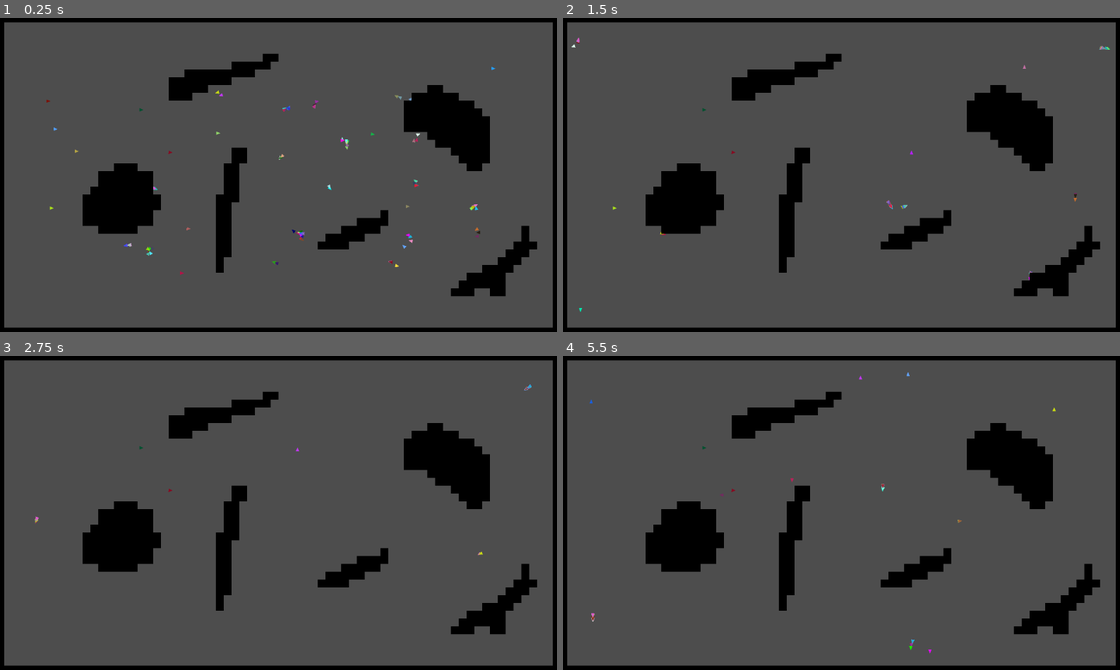
Above: before the commit, frames 1-4 (two rows, left to right).
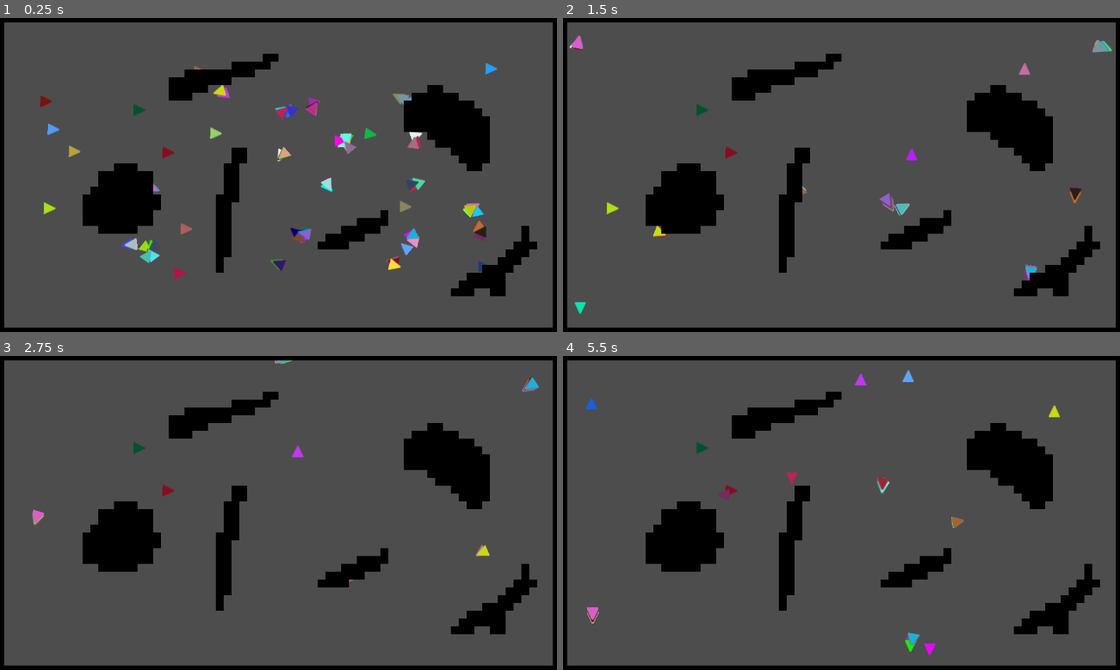
Above: after the commit, the same moments.

Repository: Jesuscanwalk/Under-da-sea
Game: Godot game, scene res://Fish/test2.tscn
The game is run twice, just before and just after one commit, with the same random seed, the same clock (stepped at 60 frames per second) and the same inputs. The project has no main scene, so this scene is started directly.
Inputs:
- Up to frame 1 (0.25 s): no input
- Up to frame 2 (1.5 s): hold D (right) 0.53-1.28 s; hold S (down) from 1.28 s (still down)
- Up to frame 3 (2.75 s): release S (down) at 2.03 s; hold D (right) from 2.03 s (still down)
- Up to frame 4 (5.5 s): release D (right) at 2.78 s; hold W (up) 2.78-3.53 s; hold A (left) 3.53-5.03 s; hold S (down) from 5.03 s (still down)

The runs differ from the first frame. In frame 1, 2.2% of the frame differs, in the area x 7-90%, y 14-84%; in frame 2, 0.8%; in frame 3, 0.4%; in frame 4, 0.7%.

Commit message:
do later

Diff:
--- a/under-da-sea/Fish/fish.gd
+++ b/under-da-sea/Fish/fish.gd
@@ -1,13 +1,14 @@
 extends Area2D
 
 @onready var rayfolder = $rayfolder.get_children()
-
 var FishISee := []
+var max_speed = 10
 var vel := Vector2.ZERO
 var speed := 7.0
 var screensize : Vector2
 var movv := 48
-
+var direction = Vector2(0, 1)
+var seperation_distance = 20
 func _ready() -> void:
 	screensize = get_viewport_rect().size
 	randomize()
@@ -18,7 +19,6 @@
 	vel = vel.normalized() * speed
 	move()
 	rotation = lerp_angle(rotation, vel. angle_to_point(Vector2.ZERO), 0.4)
-
 func Fish() -> void:
 	if FishISee:
 		var _numOffishs := FishISee.size()
@@ -33,12 +33,13 @@
 		vel += (_avgVel - vel)/2
 		_avgPos /= _numOffishs
 		vel += (_avgPos - position)
+
 func checkCollision() -> void:
 	for ray in rayfolder:
 		var r: RayCast2D = ray
 		if r.is_colliding():
 			if r.get_collider().is_in_group("blocks"):
-				var magi := (100/(r.get_collision_point() - global_position).length_squared())
+				var magi := 100/(r.get_collision_point() - global_position).length_squared()
 				vel -= (r.cast_to.rotated(rotation) * magi)
 			pass
 
@@ -61,7 +62,3 @@
 func _on_vision_area_entered(area: Area2D) -> void:
 	if area != self and area.is_in_group("Fish"):
 		FishISee.append(area)
-
-
-func _on_body_entered(body: Node2D) -> void:
-	pass # Replace with function body.
--- a/under-da-sea/Fish/fish.tscn
+++ b/under-da-sea/Fish/fish.tscn
@@ -13,9 +13,9 @@
 script = ExtResource("1_vvukt")
 
 [node name="Sprite2D" type="Sprite2D" parent="."]
-position = Vector2(-2, -1)
+position = Vector2(-6.18343, -0.543153)
 rotation = -1.54776
-scale = Vector2(0.4375, 0.429688)
+scale = Vector2(1.55467, 1.32119)
 texture = ExtResource("2_gfwov")
 
 [node name="CollisionShape2D" type="CollisionShape2D" parent="."]
@@ -42,6 +42,5 @@
 [node name="RayCast2D4" type="RayCast2D" parent="rayfolder"]
 target_position = Vector2(28, 26)
 
-[connection signal="body_entered" from="." to="." method="_on_body_entered"]
 [connection signal="area_entered" from="Vision" to="." method="_on_vision_area_entered"]
 [connection signal="area_exited" from="Vision" to="." method="_on_vision_area_exited"]
--- /dev/null
+++ b/under-da-sea/Fish/fish2.tscn
@@ -0,0 +1,45 @@
+[gd_scene load_steps=4 format=3 uid="uid://qpnp5mioyj1g"]
+
+[ext_resource type="Script" path="res://Fish/fish_2.gd" id="1_3cgo8"]
+[ext_resource type="Texture2D" uid="uid://daoemsjeh53x0" path="res://Fish/bigtriangle.png" id="2_u0p3a"]
+
+[sub_resource type="RectangleShape2D" id="RectangleShape2D_5eabi"]
+size = Vector2(105.5, 56)
+
+[node name="Fish" type="Area2D" groups=["Fish"]]
+script = ExtResource("1_3cgo8")
+
+[node name="Sprite2D" type="Sprite2D" parent="."]
+position = Vector2(-6.18343, -0.543153)
+rotation = -1.54776
+scale = Vector2(1.55467, 1.32119)
+texture = ExtResource("2_u0p3a")
+
+[node name="CollisionPolygon2D" type="CollisionPolygon2D" parent="."]
+modulate = Color(1, 0, 1, 1)
+position = Vector2(-6.5, -3.57628e-07)
+scale = Vector2(1.15, 1.1)
+polygon = PackedVector2Array(-10, -11.8182, 11.7391, -0.909091, -10, 10.9091)
+
+[node name="Detection_radius" type="Area2D" parent="."]
+
+[node name="CollisionShape2D" type="CollisionShape2D" parent="Detection_radius"]
+position = Vector2(25, 0)
+shape = SubResource("RectangleShape2D_5eabi")
+
+[node name="rayfolder" type="Node2D" parent="."]
+
+[node name="RayCast2D" type="RayCast2D" parent="rayfolder"]
+target_position = Vector2(77, 0)
+
+[node name="RayCast2D2" type="RayCast2D" parent="rayfolder"]
+target_position = Vector2(45, -13)
+
+[node name="RayCast2D3" type="RayCast2D" parent="rayfolder"]
+target_position = Vector2(25, -24)
+
+[node name="RayCast2D4" type="RayCast2D" parent="rayfolder"]
+target_position = Vector2(28, 26)
+
+[connection signal="area_entered" from="Detection_radius" to="." method="_on_vision_area_entered"]
+[connection signal="area_exited" from="Detection_radius" to="." method="_on_vision_area_exited"]
--- /dev/null
+++ b/under-da-sea/Fish/fish_2.gd
@@ -0,0 +1,77 @@
+extends Area2D
+
+const SEPARATION_WEIGHT = 0.5
+const ALIGNMENT_WEIGHT = 0.5
+const COHESION_WEIGHT = 0.1
+
+
+var max_speed = 2
+var speed = 2
+var direction = Vector2(0, 1)
+var separation_distance = 20
+
+var _local_flockmates = []
+
+
+func _physics_process(_delta):
+	self.rotation = Vector2(0, 1).angle_to(direction)
+	var collision = self.move_and_slide(direction * speed)
+	if collision:
+		if collision.collider is TileMap:
+			direction = _collision_reaction_direction(collision)
+	else:
+		direction = _flock_direction()
+
+
+func _collision_reaction_direction(collision):
+	return (collision.position - collision.normal).direction_to(self.position)
+
+
+func _flock_direction():
+	var separation = Vector2()
+	var heading = direction
+	var cohesion = Vector2()
+
+	for flockmate in _local_flockmates:
+		heading += flockmate.get_direction()
+		cohesion += flockmate.position
+
+		var distance = self.position.distance_to(flockmate.position)
+
+		if distance < separation_distance:
+			separation -= (flockmate.position - self.position).normalized() * (separation_distance / distance * speed)
+
+	if _local_flockmates.size() > 0:
+		heading /= _local_flockmates.size()
+		cohesion /= _local_flockmates.size()
+		var center_direction = self.position.direction_to(cohesion)
+		var center_speed = max_speed * self.position.distance_to(cohesion) / $detection_radius/CollisionShape2D.shape.radius
+		cohesion = center_direction * center_speed
+
+	return (
+		direction +
+		separation * SEPARATION_WEIGHT +
+		heading * ALIGNMENT_WEIGHT +
+		cohesion * COHESION_WEIGHT
+	).clamped(max_speed)
+
+
+func get_direction():
+	return direction
+
+
+func set_direction(direction):
+	direction = direction
+
+
+func _on_detection_radius_body_entered(body):
+	if body == self:
+		return
+
+	if body.is_in_group("Fish"):
+		_local_flockmates.push_back(body)
+
+
+func _on_detection_radius_body_exited(body):
+	if body.is_in_group("Fish"):
+		_local_flockmates.erase(body)
